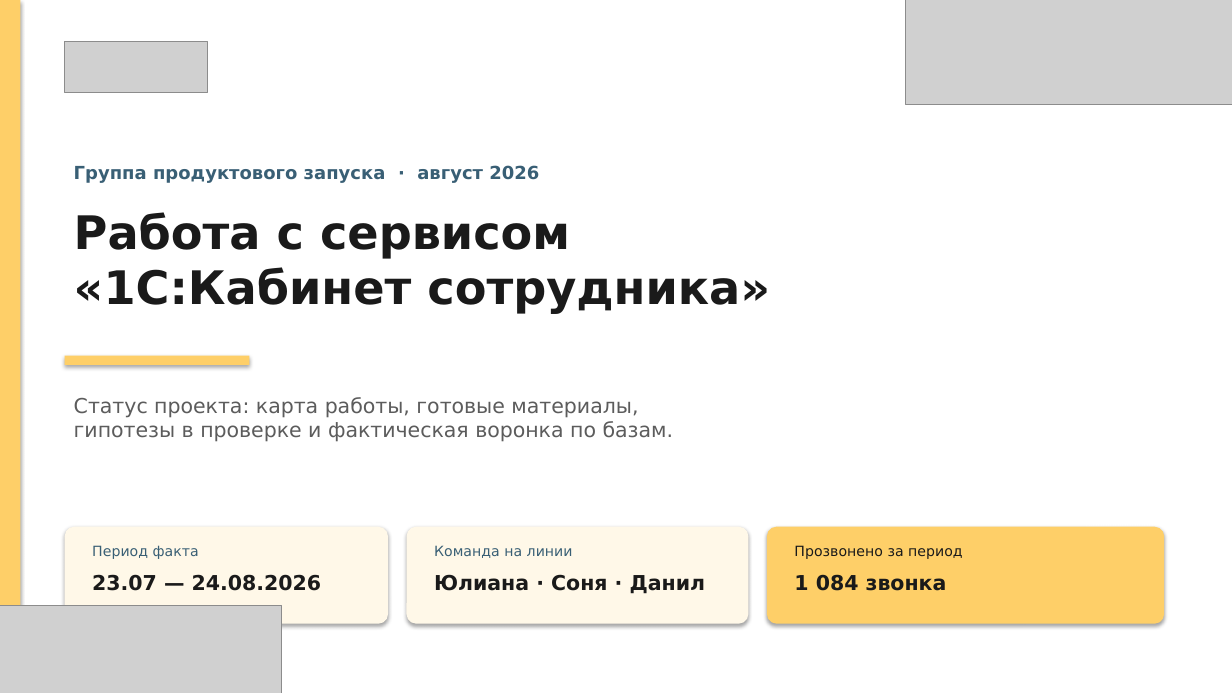
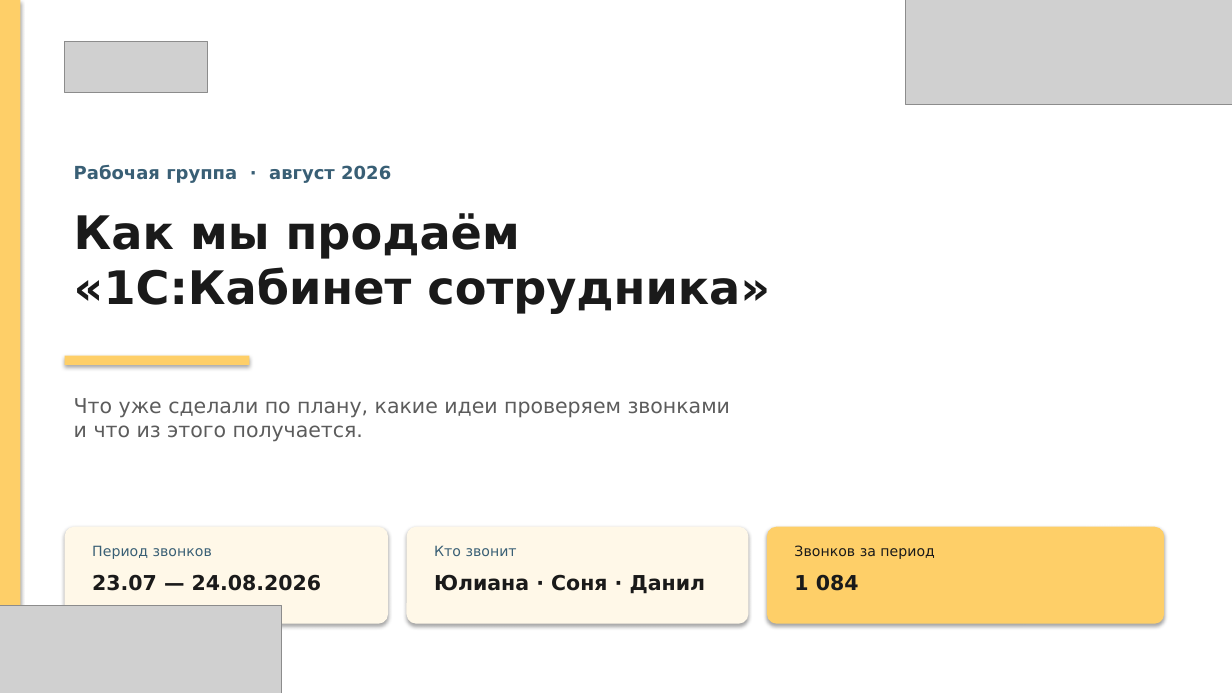
Before and after one commit to daaanilNikonov/for-lisa, a slide deck: slide 1 of presentation/Статус_Кабинет_сотрудника_август_2026.pptx. Drawn at 1232x693 pixels with LibreOffice and Linux fonts; fonts in the diff are those of the drawing; grey boxes stand for pictures. Boxes give left, top, right and bottom in pixels: in the first picture for what was removed or moved away, otherwise in the second. Text is boxed around its words. In the diff, an @@ line names an element or a change of style, - is before the commit and + after.

```diff
--- a/presentation/Статус_Кабинет_сотрудника_август_2026.pptx
+++ b/presentation/Статус_Кабинет_сотрудника_август_2026.pptx
@@ text at box(74, 165, 391, 183): text changed @@
-Группа продуктового запуска · август 2026
+Рабочая группа · август 2026
@@ text at box(74, 213, 770, 314): text changed @@
-Работа с сервисом
-«1С:Кабинет сотрудника»
+Как мы продаём
+«1С:Кабинет сотрудника»
@@ text at box(74, 398, 730, 442): text changed @@
-Статус проекта: карта работы, готовые материалы,
-гипотезы в проверке и фактическая воронка по базам.
+Что уже сделали по плану, какие идеи проверяем звонками
+и что из этого получается.
@@ text at box(92, 545, 212, 559): text changed @@
-Период факта
+Период звонков
@@ text at box(434, 545, 517, 556): text changed @@
-Команда на линии
+Кто звонит
@@ text at box(794, 545, 935, 559): text changed @@
-Прозвонено за период
+Звонков за период
@@ text at box(794, 574, 859, 591): text changed @@
-1 084 звонка
+1 084
```
Also in this commit, not shown: 2 other slides changed, 7 slides added, 9 slides removed, 2 other files.
